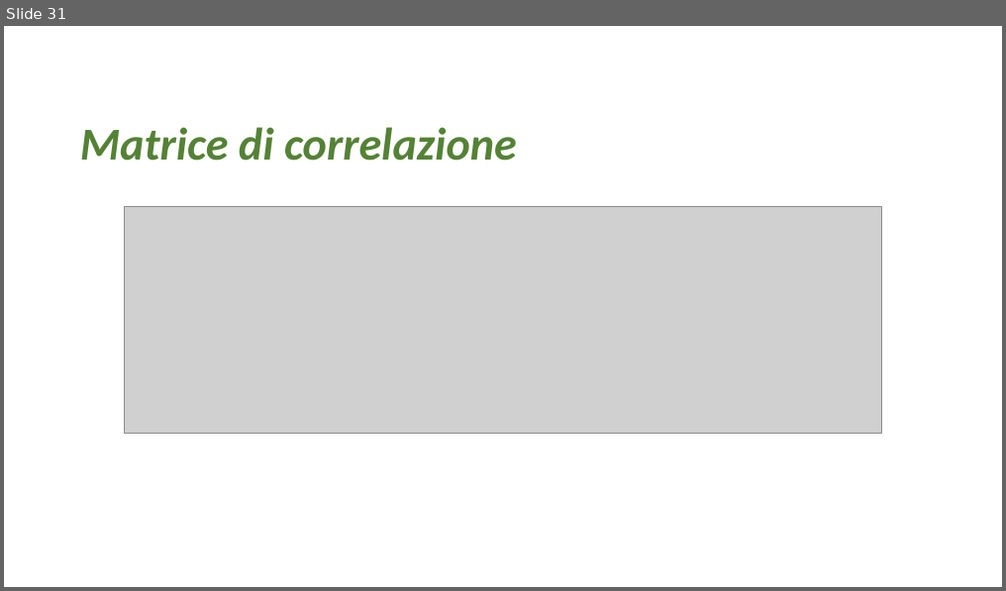
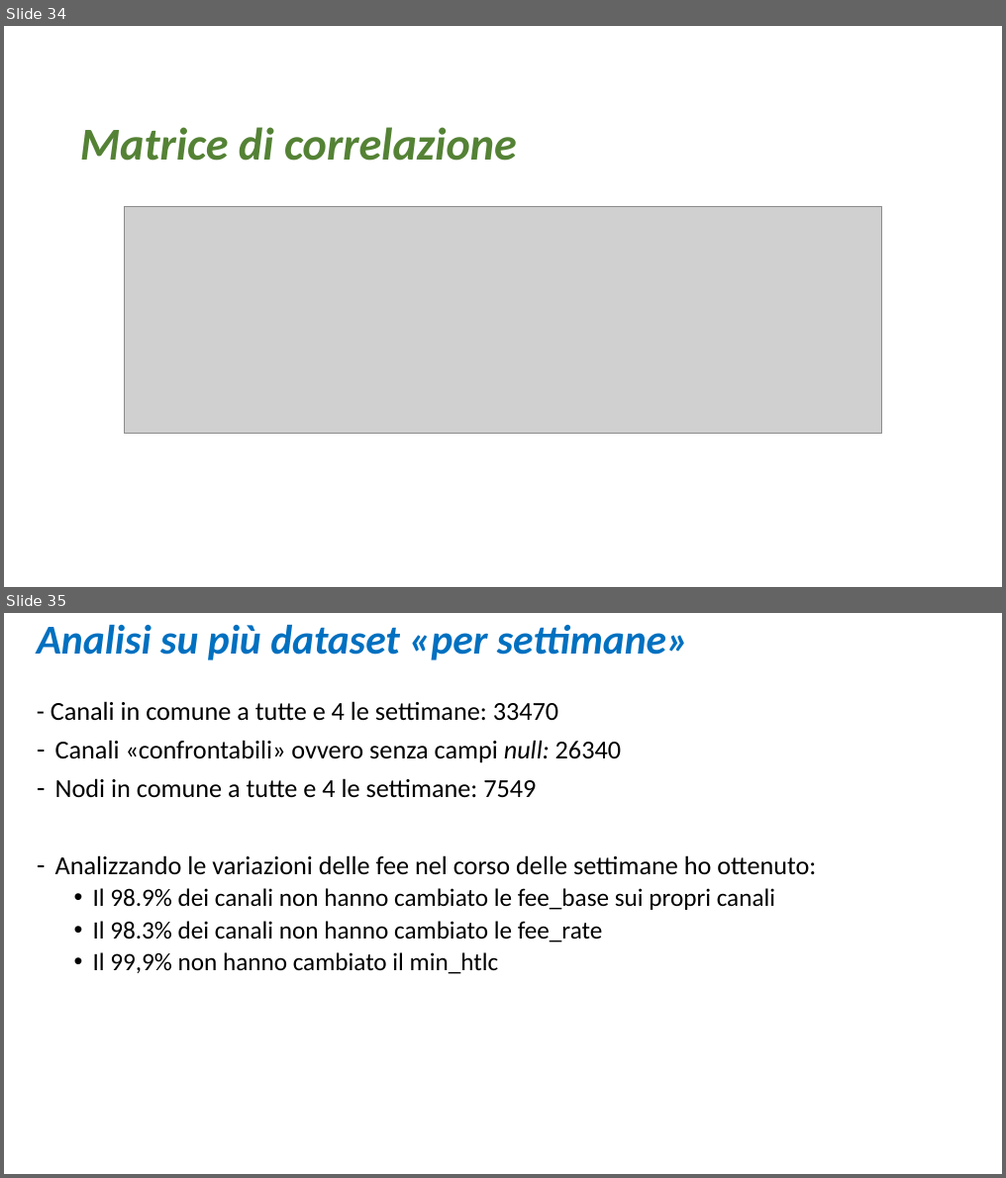
Before and after one commit to robertazucca/Tesi_Roberta, a slide deck: LN.pptx. Shown one above the other, each under a label of ours: slide 31 before the commit, slides 34 and 35 after it. The pictures are 1006x591 and 1006x1178 pixels, drawn with LibreOffice and Linux fonts; fonts in the diff are those of the drawing; grey boxes stand for pictures. Boxes give left, top, right and bottom in pixels: in the first picture for what was removed or moved away, otherwise in the second. Text is boxed around its words. In the diff, an @@ line names an element or a change of style, - is before the commit and + after.

```diff
--- a/LN.pptx
+++ b/LN.pptx
@@ slide 35 added at (x1=4, y1=613, x2=1002, y2=1174), background #FFFFFF @@
@@ title added at (x1=37, y1=624, x2=689, y2=661), 39.6 pt, text #0070C0, bold, italic @@
+Analisi su più dataset «per settimane»
@@ text added at (x1=51, y1=701, x2=816, y2=974), 25 pt, text #000000 @@
+- Canali in comune a tutte e 4 le settimane: 33470
+– Canali «confrontabili» ovvero senza campi null: 26340
+– Nodi in comune a tutte e 4 le settimane: 7549
+– Analizzando le variazioni delle fee nel corso delle settimane ho ottenuto:
+  • Il 98.9% dei canali non hanno cambiato le fee_base sui propri canali
+  • Il 98.3% dei canali non hanno cambiato le fee_rate
+  • Il 99,9% non hanno cambiato il min_htlc
@@ what was slide 31 is now slide 34 @@
```
Also in this commit, not shown: 1 slide changed, 4 other slides added, 2 other files.
